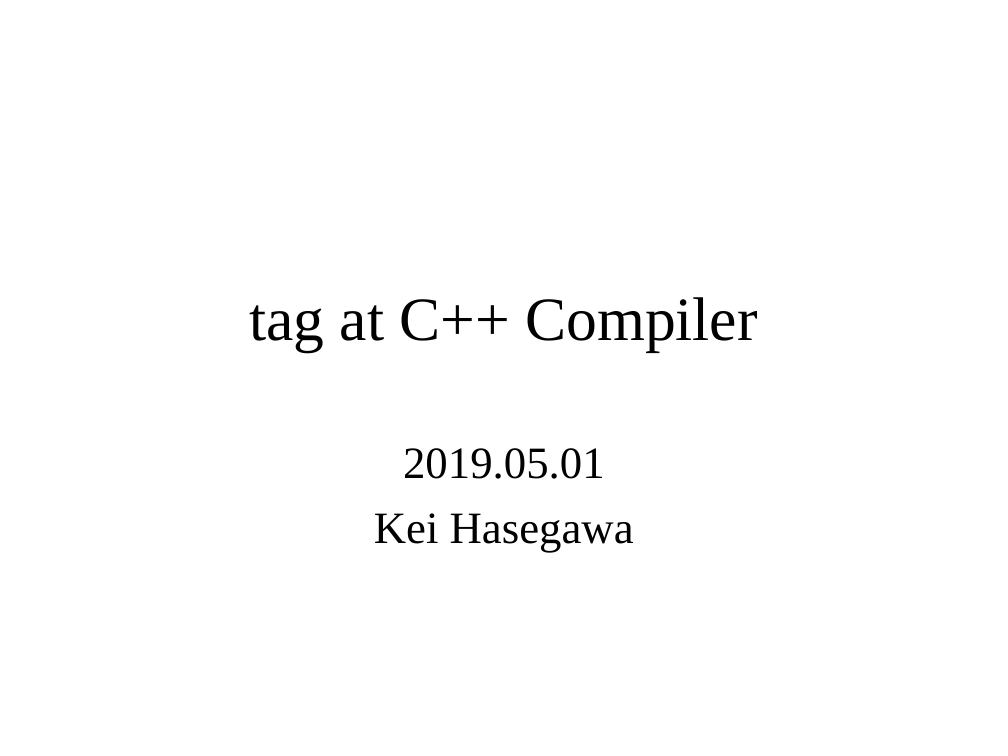
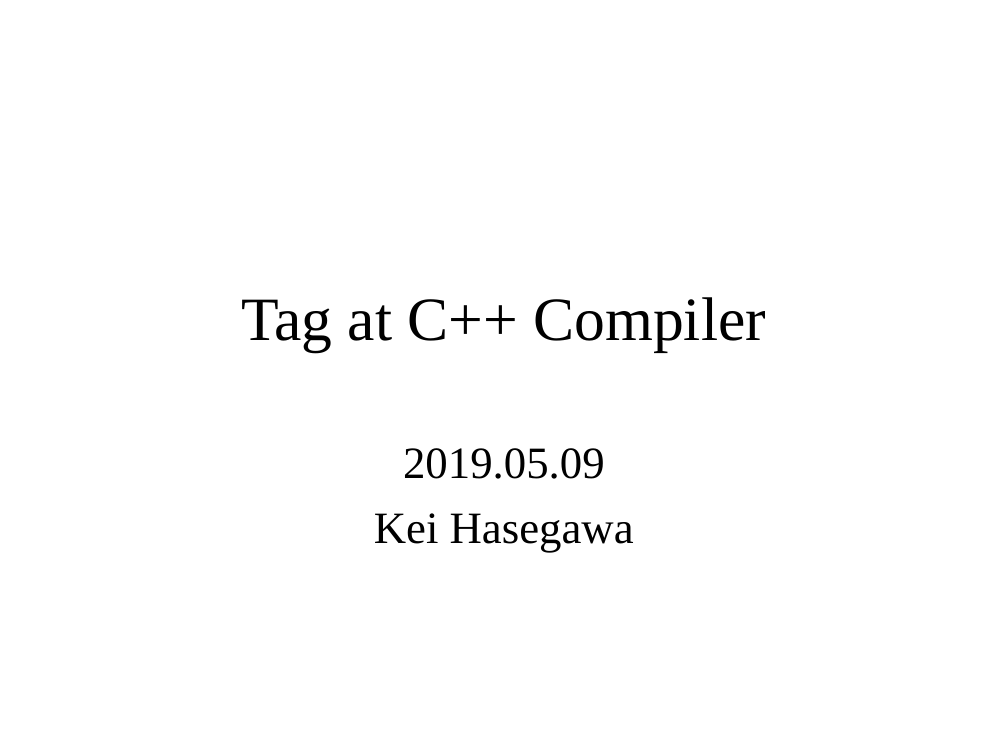
Before and after one commit to KeiHasegawa/cxx_doc, a slide deck: slide 1 of 05_tag_e.ppt. Drawn at 1008x756 pixels with LibreOffice and Linux fonts; fonts in the diff are those of the drawing. Boxes give left, top, right and bottom in pixels: in the first picture for what was removed or moved away, otherwise in the second. Text is boxed around its words. In the diff, an @@ line names an element or a change of style, - is before the commit and + after.

```diff
--- a/05_tag_e.ppt
+++ b/05_tag_e.ppt
@@ title at (241,297,765,352): text changed @@
-tag at C++ Compiler
+Tag at C++ Compiler
@@ subtitle at (403,448,605,479): text changed @@
-2019.05.01
+2019.05.09
```
Also in this commit, not shown: 4 other files.
